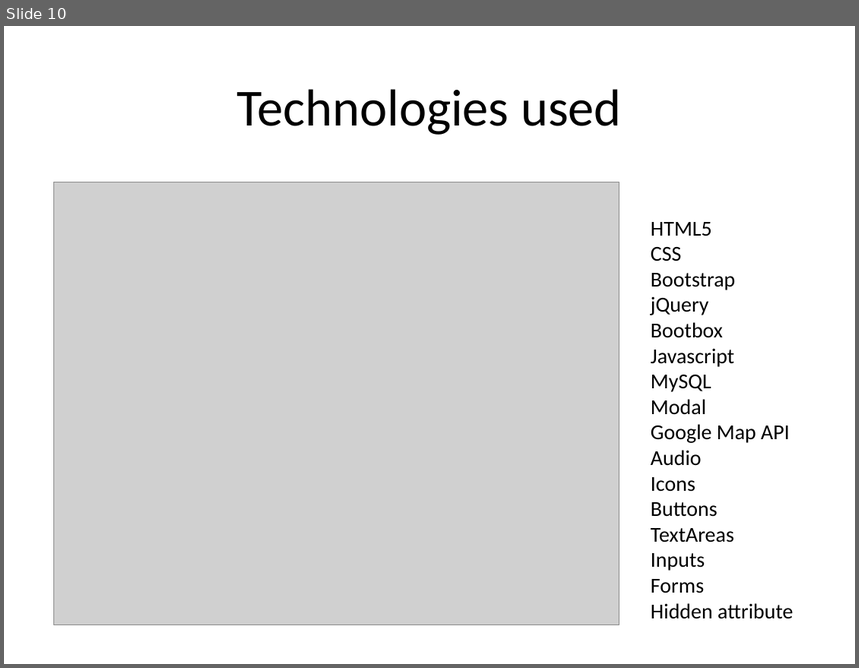
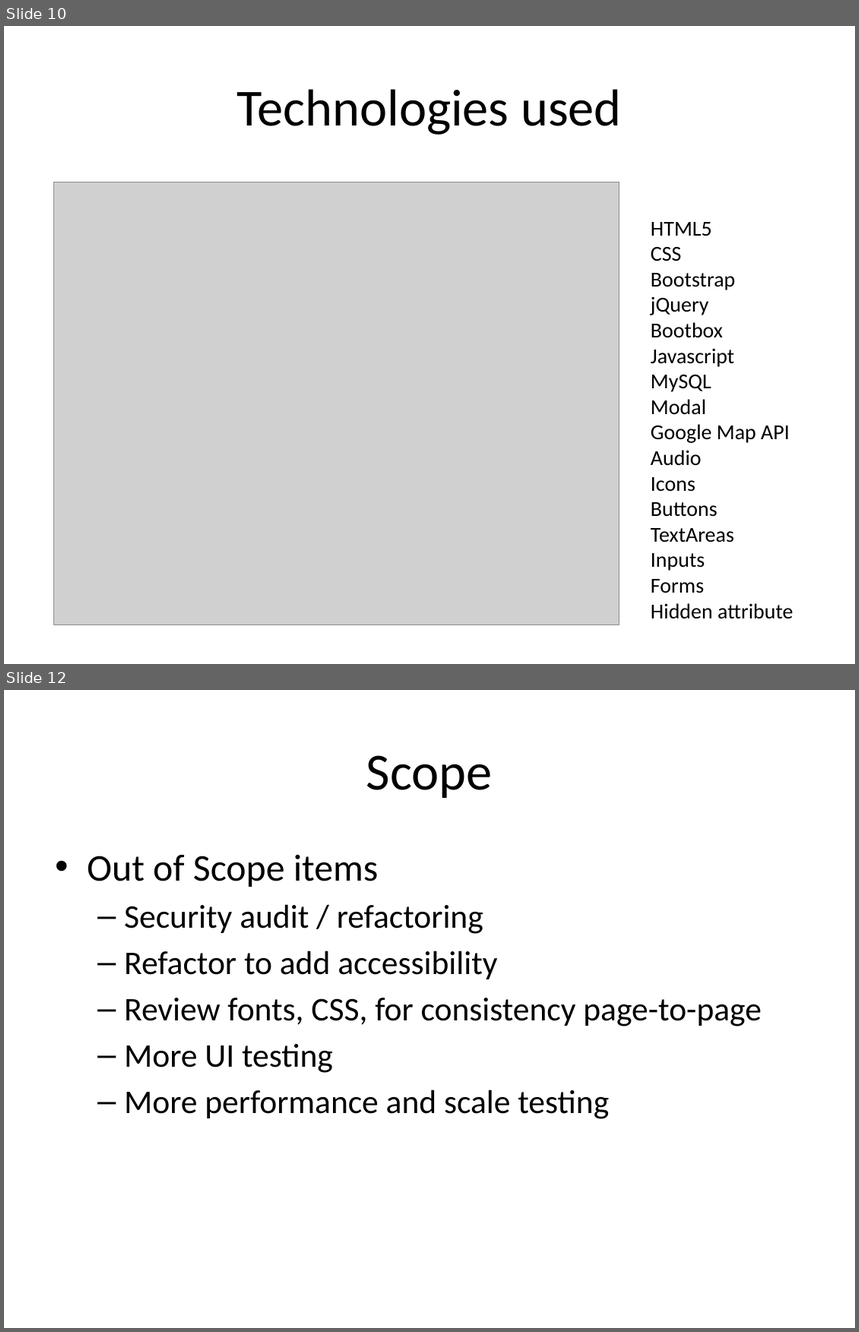
Before and after one commit to dreamer42/SEIS752-Vacation, a slide deck: docs/Presentation.pptx. Shown one above the other, each under a label of ours: slide 10 before the commit, slides 10 and 12 after it; the slides between them are not shown. The pictures are 859x668 and 859x1332 pixels, drawn with LibreOffice and Linux fonts; fonts in the diff are those of the drawing; grey boxes stand for pictures. Boxes give left, top, right and bottom in pixels: in the first picture for what was removed or moved away, otherwise in the second. Text is boxed around its words. In the diff, an @@ line names an element or a change of style, - is before the commit and + after.

```diff
--- a/docs/Presentation.pptx
+++ b/docs/Presentation.pptx
@@ slide 12 added at <box>4,690,855,1328</box>, background #FFFFFF @@
@@ title added at <box>367,755,493,798</box>, 44 pt, text #000000 @@
+Scope
@@ text added at <box>87,854,762,1119</box>, 28 pt, text #000000 @@
+• Out of Scope items
+  – Security audit / refactoring
+  – Refactor to add accessibility
+  – Review fonts, CSS, for consistency page-to-page
+  – More UI testing
+  – More performance and scale testing
```
Also in this commit, not shown: 2 slides changed, 4 other slides added, 3 slides removed, 1 other file.
